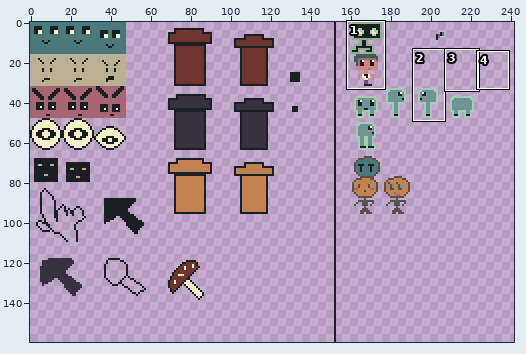
A pixel-art file gets an edit: 2026-05-11_title_screen/more_peeps.aseprite. Above, an overview of the earlier version with the close-up marked.
Close-up. Before the edit:
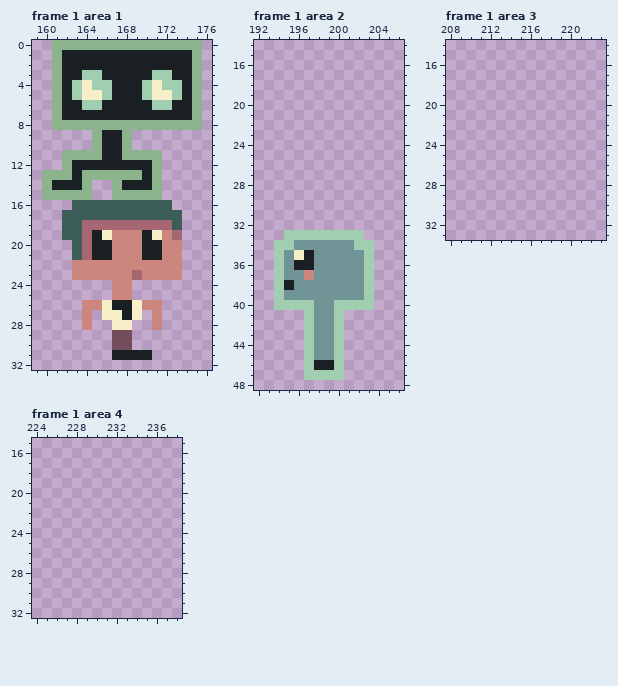
640x160 pixels, 2 frames. Shown: frame 1 area 1: x 159..176, y 0..32; frame 1 area 2: x 192..206, y 14..48; frame 1 area 3: x 208..223, y 14..33; frame 1 area 4: x 224..238, y 15..32. The wide view leaves out empty margins. The commit also changed other frames or places, which this record leaves out.
The result:
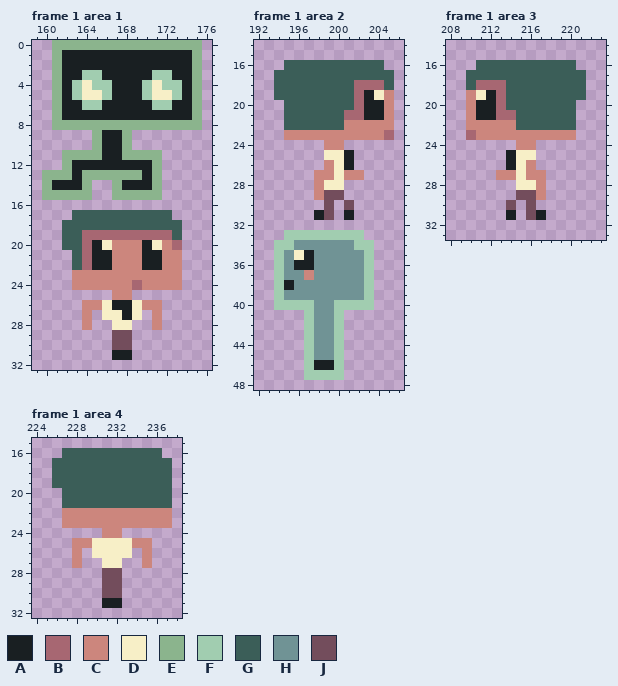
Palette (. is transparent): A #191f22  B #a76772  C #cc867d  D #f7efc7  E #8bb48d  F #a1cdb0  G #3b5e58  H #709395  J #734d5c
The commit says: worker side and back animations
What changed:
--- frame 1 area 1, layer "faces #2"
@@ x 159..176 @@
 15 .EEEEE..EEEEE.....
-16 ....GGGGGGGGGG....
-17 ...GGGGGGGGGGGG...
-18 ...GGBBBBBBBBBG...
-19 ...GGBADCCCADCB...
-20 ....GBAACCCAACC...
+16 ..................
+17 ....GGGGGGGGGG....
+18 ...GGGGGGGGGGGG...
+19 ...GGBBBBBBBBBG...
+20 ...GGBADCCCADCB...
 21 ....GBAACCCAACC...
-22 ....CCCCCCCCCCC...
-23 ....CCCCCCBCCCC...
-24 ........CC........
+22 ....GBAACCCAACC...
+23 ....CCCCCCCCCCC...
+24 ....CCCCCCBCCCC...
 25 ........CC........
@@ x 167..172 @@
 30 JJ....
-31 AAAA..
+31 AA....
 32 ......
--- frame 1 area 2, layer "faces #2"
@@ x 192..206 @@
 15 ...............
-16 ...............
-17 ...............
-18 ...............
-19 ...............
-20 ...............
-21 ...............
-22 ...............
-23 ...............
-24 ...............
-25 ...............
-26 ...............
-27 ...............
-28 ...............
-29 ...............
-30 ...............
-31 ...............
+16 ...GGGGGGGGGG..
+17 ..GGGGGGGGGGGG.
+18 ..GGGGGGGGBBBG.
+19 ..GGGGGGGGBADC.
+20 ...GGGGGGGBAAC.
+21 ...GGGGGGBBAAC.
+22 ...GGGGGGCCCCC.
+23 ...CCCCCCCCCCB.
+24 .......CC......
+25 .......DDA.....
+26 .......CDA.....
+27 ......CCDCC....
+28 ......CDD......
+29 ......CJJ......
+30 .......J.J.....
+31 ......AJ.A.....
 32 ...............
--- frame 1 area 3, layer "faces #2"
@@ x 208..223 @@
 15 ................
-16 ................
-17 ................
-18 ................
-19 ................
-20 ................
-21 ................
-22 ................
-23 ................
-24 ................
-25 ................
-26 ................
-27 ................
-28 ................
-29 ................
-30 ................
-31 ................
+16 ...GGGGGGGGGG...
+17 ..GGGGGGGGGGGG..
+18 ..GBBBGGGGGGGG..
+19 ..CDABGGGGGGGG..
+20 ..CAABGGGGGGG...
+21 ..CAABBGGGGGG...
+22 ..CCCCCGGGGGG...
+23 ..BCCCCCCCCCC...
+24 .......CC.......
+25 ......ADD.......
+26 ......ADC.......
+27 .....CCDCC......
+28 .......DDC......
+29 .......JJC......
+30 ......J.J.......
+31 ......A.JA......
 32 ................
--- frame 1 area 4, layer "faces #2"
@@ x 224..238 @@
 15 ...............
-16 ...............
-17 ...............
-18 ...............
-19 ...............
-20 ...............
-21 ...............
-22 ...............
-23 ...............
-24 ...............
-25 ...............
-26 ...............
-27 ...............
-28 ...............
-29 ...............
-30 ...............
-31 ...............
+16 ...GGGGGGGGGG..
+17 ..GGGGGGGGGGGG.
+18 ..GGGGGGGGGGGG.
+19 ..GGGGGGGGGGGG.
+20 ...GGGGGGGGGGG.
+21 ...GGGGGGGGGGG.
+22 ...CCCCCCCCCCC.
+23 ...CCCCCCCCCCC.
+24 .......CC......
+25 ....CCDDDDCC...
+26 ....C.DDDD.C...
+27 ....C..DD..C...
+28 .......JJ......
+29 .......JJ......
+30 .......JJ......
+31 .......AA......
 32 ...............
